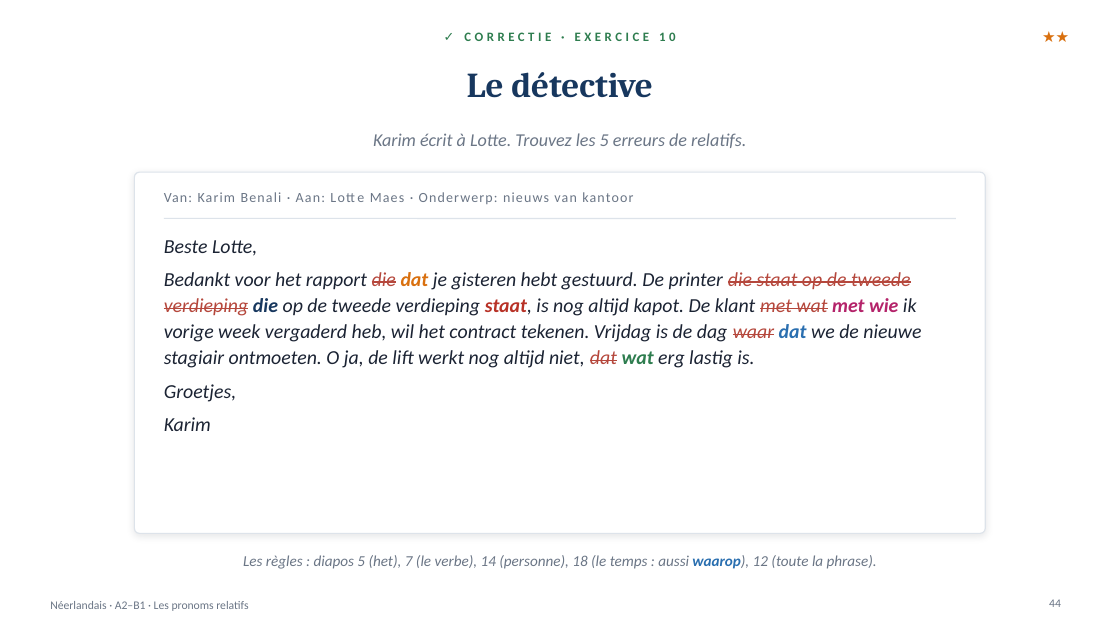
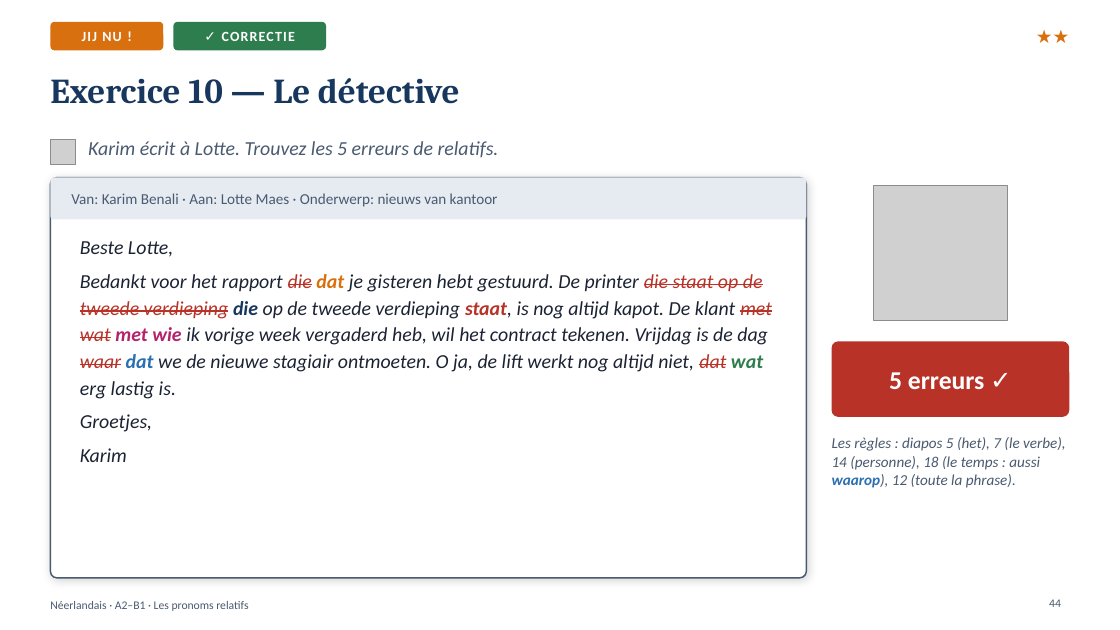
Before and after one commit to ajouniaux/talenleren, a slide deck: slide 44 of neerlandais1/powerpoints/Relatief_Les_pronoms_relatifs.pptx. Drawn at 1120x630 pixels with LibreOffice and Linux fonts; fonts in the diff are those of the drawing; grey boxes stand for pictures. Boxes give left, top, right and bottom in pixels: in the first picture for what was removed or moved away, otherwise in the second. Text is boxed around its words. In the diff, an @@ line names an element or a change of style, - is before the commit and + after.

```diff
--- a/neerlandais1/powerpoints/Relatief_Les_pronoms_relatifs.pptx
+++ b/neerlandais1/powerpoints/Relatief_Les_pronoms_relatifs.pptx
@@ rounded rectangle added at [50,22,163,50], fill #D9700F, 12 pt, text #FFFFFF, bold @@
+JIJ NU !
@@ rounded rectangle added at [173,22,326,50], fill #2E7D4F, 12 pt, text #FFFFFF, bold @@
+✓ CORRECTIE
@@ text "★★": place and size @@
-text "★★" at [958,24,1070,49]
+text "★★" at [935,20,1070,52]
@@ text "★★" at [935,20,1070,52]: size 13 to 16 pt, bold on @@
@@ text removed at [464,32,676,41] @@
-✓ CORRECTIE · EXERCICE 10
@@ title at [50,78,460,104]: text changed @@
-Le détective
+Exercice 10 — Le détective
@@ picture added at [50,139,76,165] @@
@@ text "Karim écrit à Lotte. Trouvez ...": place and size @@
-text "Karim écrit à Lotte. Trouvez ..." at [373,133,746,148]
+text "Karim écrit à Lotte. Trouvez ..." at [88,141,499,157]
@@ text "Karim écrit à Lotte. Trouvez ..." at [88,141,499,157]: size 15.5 to 17 pt, text colour #6B7686 to #4A5A70; alignment centre to left; vertical alignment middle to top @@
@@ rounded rectangle: place and size @@
-rounded rectangle at [134,172,986,534]
+rounded rectangle at [50,177,807,578]
@@ rounded rectangle at [50,177,807,578]: outline #DDE3EA 1 pt to #4A5A70 1.25 pt; shadow changed; proportions changed @@
@@ rounded rectangle added at [50,177,807,219], fill #E6EBF2 @@
@@ text "Van: Karim Benali · Aan: ...": place and size @@
-text "Van: Karim Benali · Aan: ..." at [164,192,633,204]
+text "Van: Karim Benali · Aan: ..." at [71,193,498,207]
@@ text "Van: Karim Benali · Aan: ..." at [71,193,498,207]: size 12 to 13 pt, text colour #6B7686 to #4A5A70, letter spacing 1 to 0 pt @@
@@ picture added at [874,186,1008,320] @@
@@ text "Beste Lotte,": place and size @@
-text "Beste Lotte," at [164,240,921,431]
+text "Beste Lotte," at [80,241,772,462]
@@ text "Beste Lotte," at [80,241,772,462]: text colour #B5473C to #B83227 in "die die staat op de tweede verdieping ..."; line spacing 1.1 to 1.12 @@
@@ line removed from (164, 218) to (956, 218) @@
@@ rounded rectangle added at [832,341,1070,417], fill #B83227 @@
@@ text added at [889,372,985,389], 22 pt, text #FFFFFF, bold @@
+5 erreurs ✓
@@ text "Les règles : diapos 5 ...": place and size @@
-text "Les règles : diapos 5 ..." at [243,555,877,569]
+text "Les règles : diapos 5 ..." at [832,437,1066,488]
@@ text "Les règles : diapos 5 ..." at [832,437,1066,488]: text colour #6B7686 to #4A5A70; alignment centre to left; vertical alignment middle to top @@
@@ text "Néerlandais · A2–B1 · Les ..." at [50,601,248,611]: text colour #6B7686 to #4A5A70 @@
@@ page number at [1049,599,1061,607]: text colour #6B7686 to #4A5A70 @@
```
Also in this commit, not shown: 46 other slides changed, 4 other files.
